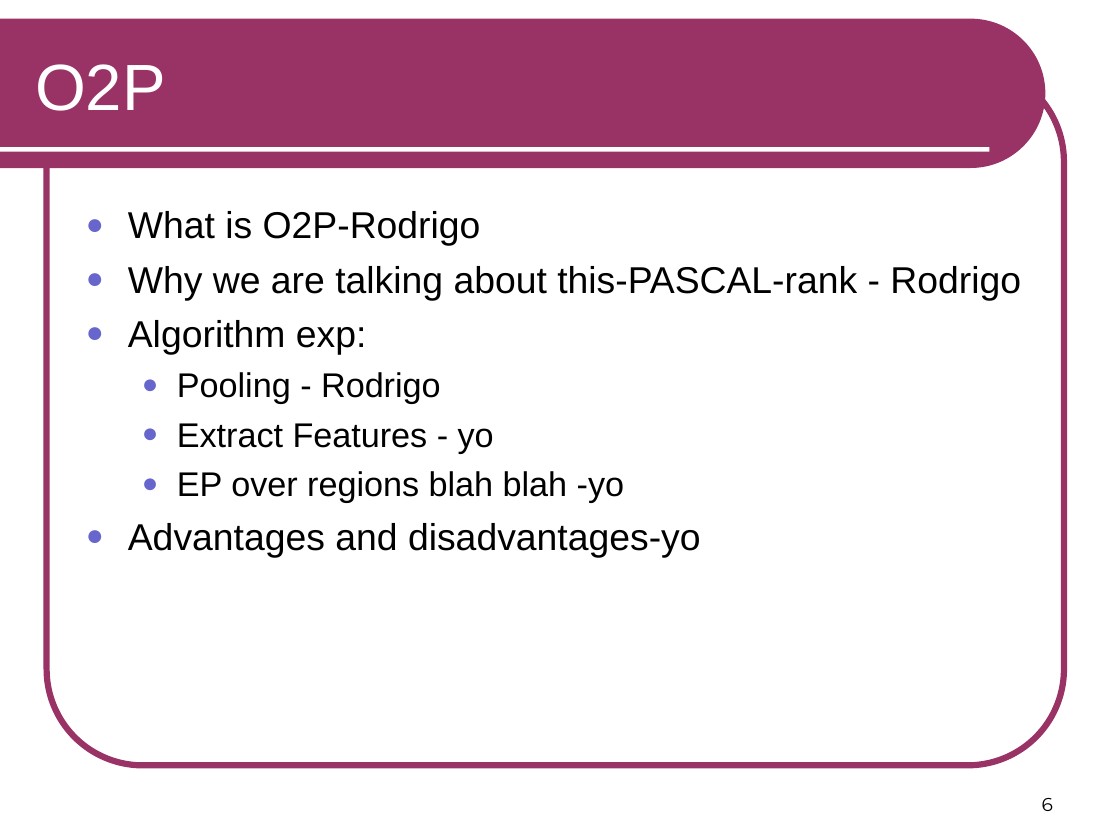
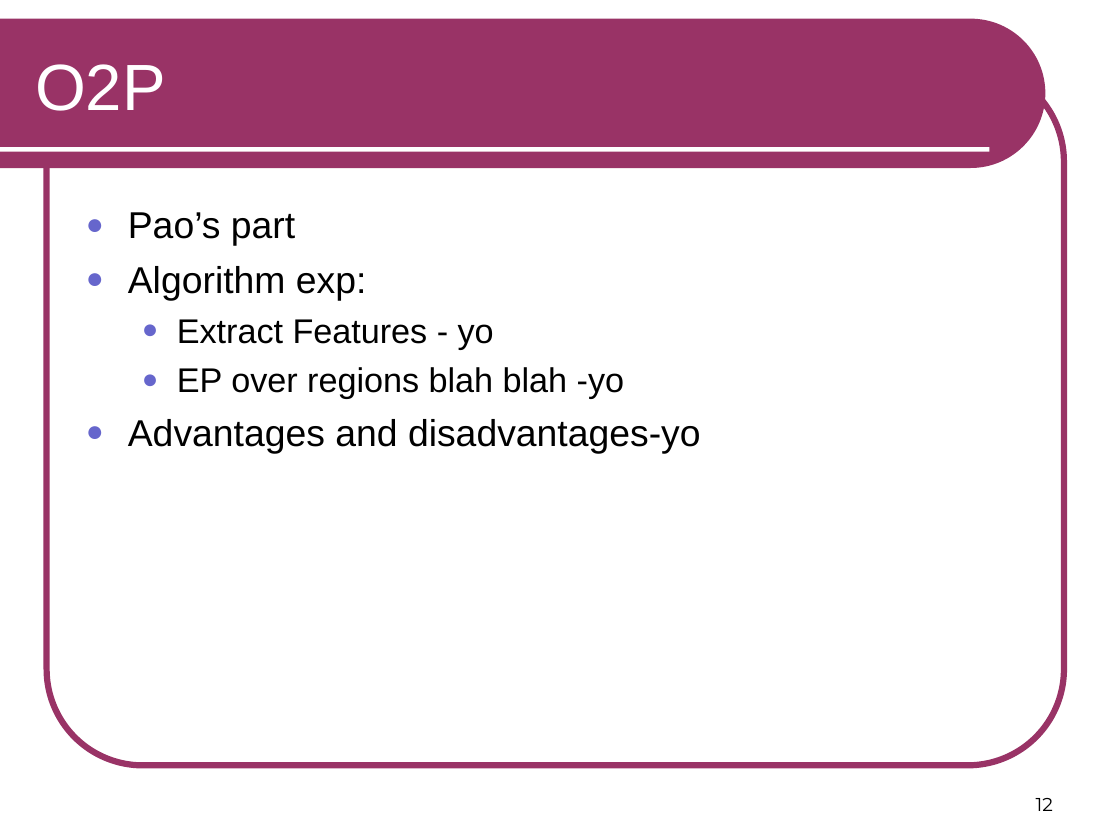
Before and after one commit to RSIP/SSI-SemanticSegmentation, a slide deck: slide 12 of template_slides.ppt (slide 6 before the commit). Drawn at 1120x840 pixels with LibreOffice and Linux fonts; fonts in the diff are those of the drawing. Boxes give left, top, right and bottom in pixels: in the first picture for what was removed or moved away, otherwise in the second. Text is boxed around its words. In the diff, an @@ line names an element or a change of style, - is before the commit and + after.

Commit message:
Added stuff to slides

```diff
--- a/template_slides.ppt
+++ b/template_slides.ppt
@@ text at box(128, 212, 295, 246): text changed @@
-● What is O2P-Rodrigo
-● Why we are talking about this-PASCAL-rank - Rodrigo
+● Pao’s part
@@ text at box(177, 372, 441, 403): paragraph removed @@
-  ● Pooling - Rodrigo
@@ page number at box(1036, 798, 1053, 811): text changed @@
-6
+12
```
Also in this commit, not shown: 3 other slides changed, 9 slides added, 3 slides removed.
